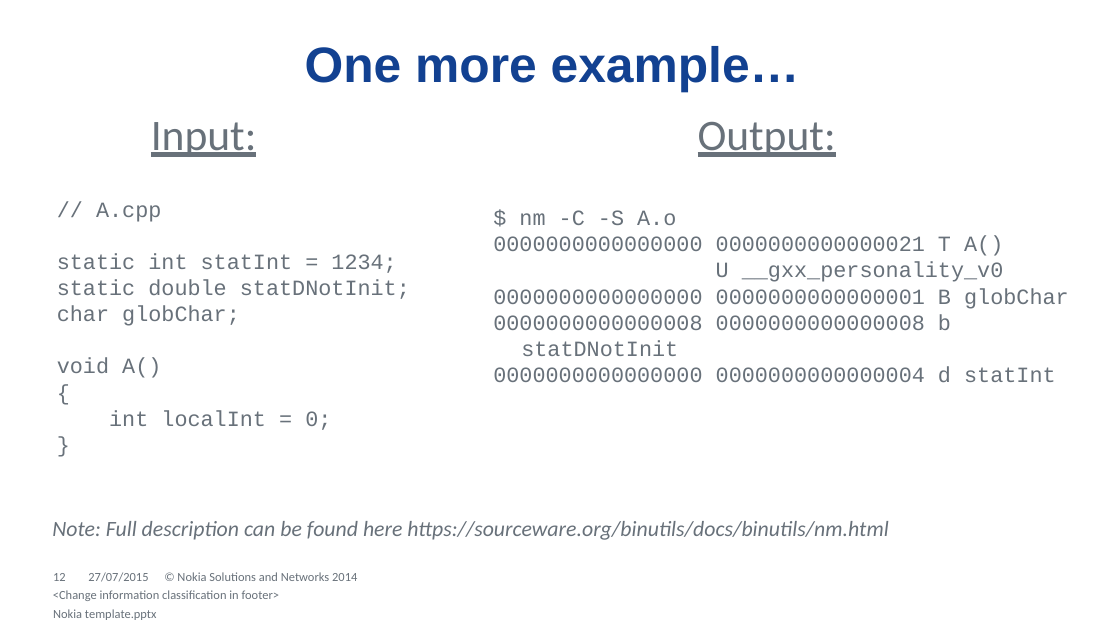
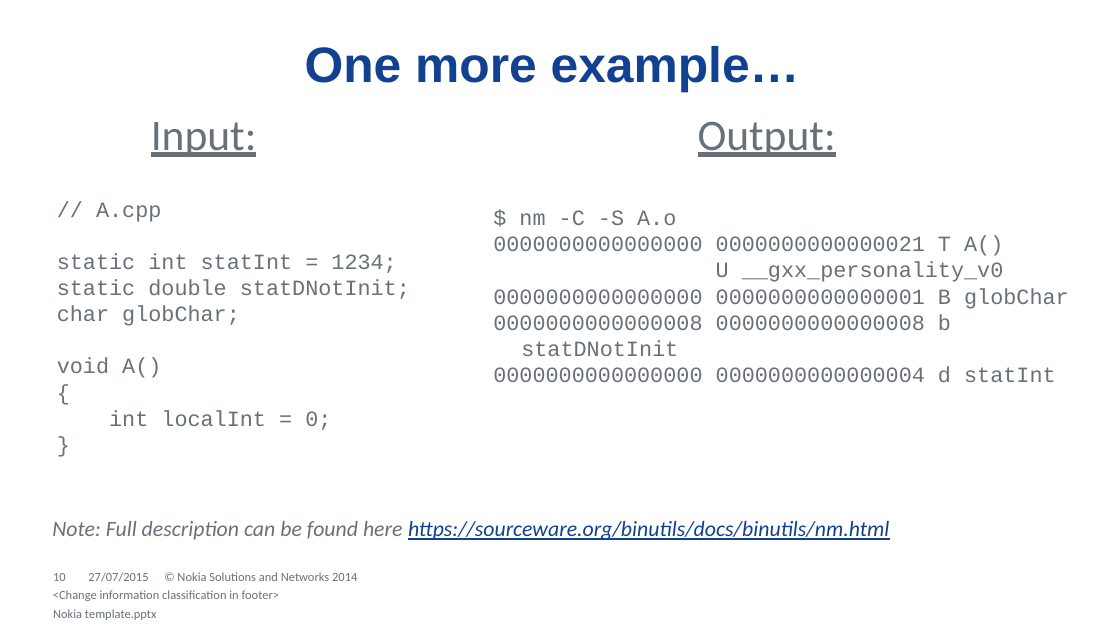
Before and after one commit to dendibakh/Linker, a slide deck: slide 10 of Diving into C++ linker.pptx (slide 12 before the commit). Drawn at 1120x630 pixels with LibreOffice and Linux fonts; fonts in the diff are those of the drawing; background and template pictures are left out. Boxes give left, top, right and bottom in pixels: in the first picture for what was removed or moved away, otherwise in the second. Text is boxed around its words. In the diff, an @@ line names an element or a change of style, - is before the commit and + after.

Commit message:
Updated first 10 slides and wrote a text for them.

```diff
--- a/Diving into C++ linker.pptx
+++ b/Diving into C++ linker.pptx
@@ text "Note: Full description can be ..." at (x1=52, y1=521, x2=889, y2=540): text colour #68717A to #124191, underline on in "https://sourceware.org/binutils/docs/binutils/nm.html" @@
@@ page number at (x1=53, y1=573, x2=66, y2=581): text changed @@
-12
+10
```
Also in this commit, not shown: 5 other slides changed, 2 slides removed, 1 other file.
